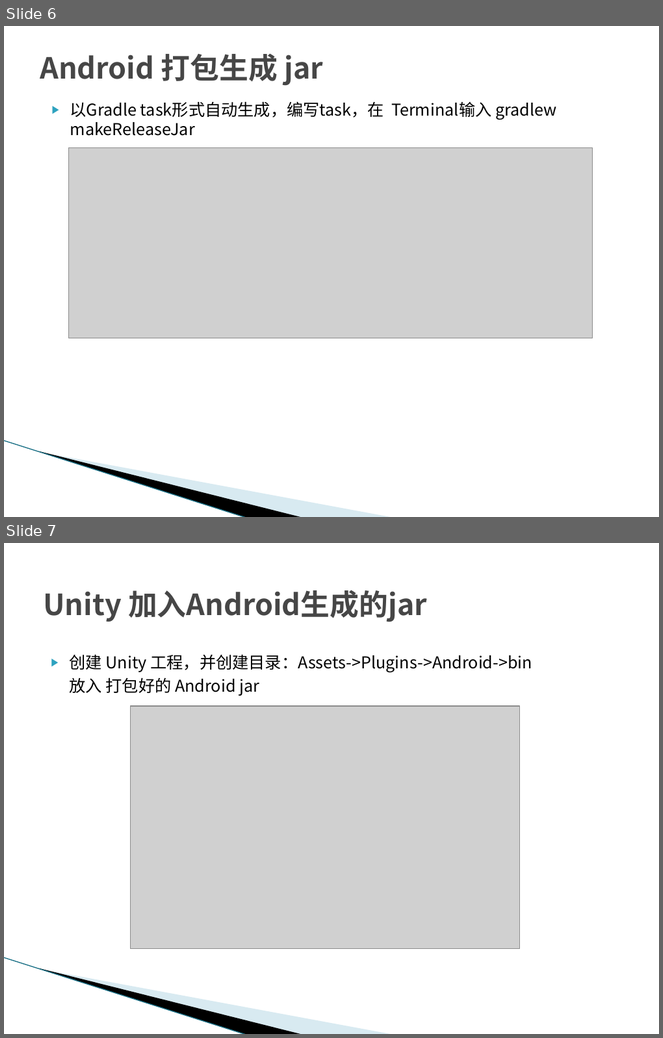
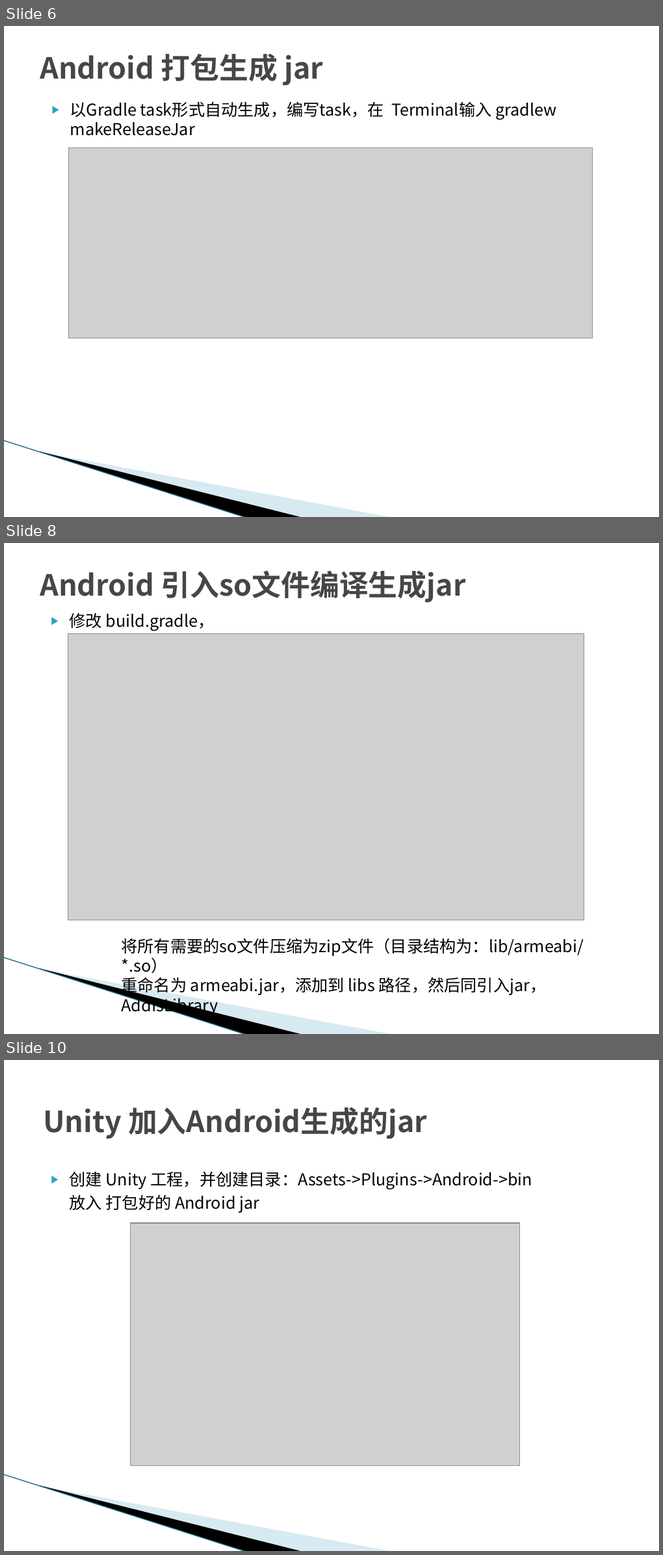
Before and after one commit to mengtrue/AndroidStudio, a slide deck: UnityLauncher/Unity_AndroidJar.pptx. Shown one above the other, each under a label of ours: slides 6 and 7 before the commit, slides 6, 8 and 10 after it; the slides between them are not shown. The pictures are 663x1038 and 663x1555 pixels, drawn with LibreOffice and Linux fonts; fonts in the diff are those of the drawing; grey boxes stand for pictures; background and template pictures are left out. Boxes give left, top, right and bottom in pixels: in the first picture for what was removed or moved away, otherwise in the second. Text is boxed around its words. In the diff, an @@ line names an element or a change of style, - is before the commit and + after.

Commit message:
增加 Android studio 对 so 文件的导入及使用

```diff
--- a/UnityLauncher/Unity_AndroidJar.pptx
+++ b/UnityLauncher/Unity_AndroidJar.pptx
@@ slide 8 added at <box>4,543,659,1034</box>, background #FFFFFF; not listed: 3 template elements that a slide beside it also shows @@
@@ title added at <box>40,570,466,603</box>, 32 pt, text #464646, bold @@
+Android 引入so文件编译生成jar
@@ text added at <box>70,613,215,631</box>, 18 pt, text #000000 @@
+▶ 修改 build.gradle，
@@ picture added at <box>68,634,584,921</box> @@
@@ text added at <box>122,938,584,1016</box>, 18 pt, text #000000 @@
+将所有需要的so文件压缩为zip文件（目录结构为：lib/armeabi/*.so）
+重命名为 armeabi.jar，添加到 libs 路径，然后同引入jar，AddIsLibrary
@@ what was slide 7 is now slide 10 @@
```
Also in this commit, not shown: 2 other slides added, 2 other files.
